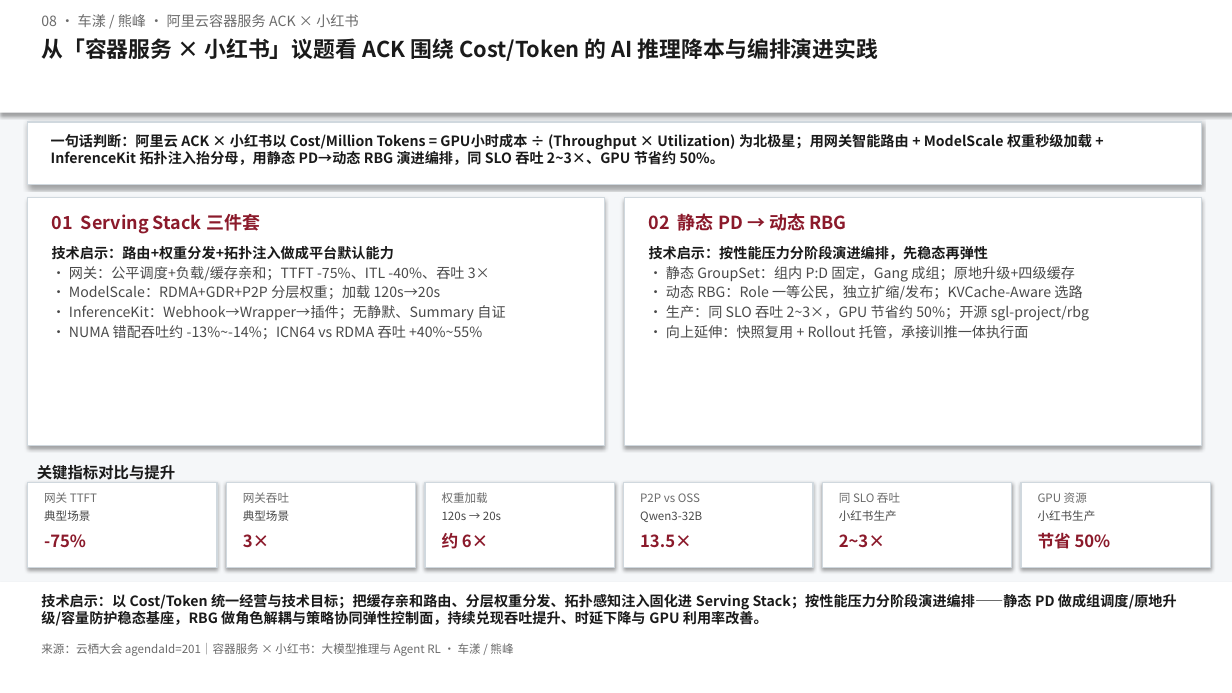
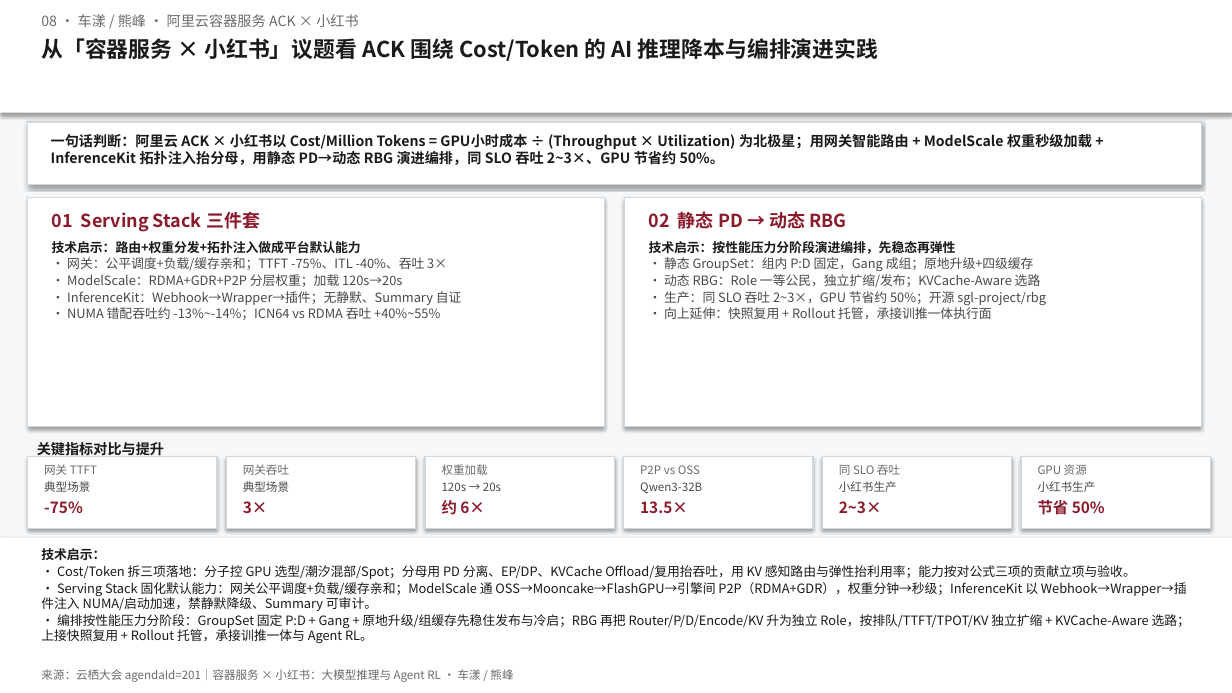
Before and after one commit to Annie-Summer/Kthena, a slide deck: slide 1 of yunqi-2026-agenda-201/docs/洞察一页-08-容器服务 × 小红书：大模型推理与 Agent RL.pptx. Drawn at 1232x693 pixels with LibreOffice and Linux fonts; fonts in the diff are those of the drawing. Boxes give left, top, right and bottom in pixels: in the first picture for what was removed or moved away, otherwise in the second. Text is boxed around its words. In the diff, an @@ line names an element or a change of style, - is before the commit and + after.

```diff
--- a/yunqi-2026-agenda-201/docs/洞察一页-08-容器服务 × 小红书：大模型推理与 Agent RL.pptx
+++ b/yunqi-2026-agenda-201/docs/洞察一页-08-容器服务 × 小红书：大模型推理与 Agent RL.pptx
@@ rectangle: place and size @@
-rectangle at [28, 198, 604, 445]
+rectangle at [28, 198, 604, 427]
@@ rectangle: place and size @@
-rectangle at [625, 198, 1202, 445]
+rectangle at [625, 198, 1202, 427]
@@ text "技术启示：路由+权重分发+拓扑注入做成平台默认能力" at [52, 241, 462, 320]: size 11 to 10 pt; less space between paragraphs @@
@@ text "技术启示：按性能压力分阶段演进编排，先稳态再弹性" at [649, 241, 1046, 319]: size 11 to 10 pt; less space between paragraphs @@
@@ text "关键指标对比与提升": place and size @@
-text "关键指标对比与提升" at [37, 465, 175, 480]
+text "关键指标对比与提升" at [37, 442, 164, 458]
@@ text "关键指标对比与提升" at [37, 442, 164, 458]: size 12 to 11 pt @@
@@ rectangle: place and size @@
-rectangle at [28, 482, 217, 567]
+rectangle at [28, 457, 217, 529]
@@ rectangle: place and size @@
-rectangle at [226, 482, 416, 567]
+rectangle at [226, 457, 416, 529]
@@ rectangle: place and size @@
-rectangle at [425, 482, 615, 567]
+rectangle at [425, 457, 615, 529]
@@ rectangle: place and size @@
-rectangle at [624, 482, 813, 567]
+rectangle at [624, 457, 813, 529]
@@ rectangle: place and size @@
-rectangle at [823, 482, 1012, 567]
+rectangle at [823, 457, 1012, 529]
@@ rectangle: place and size @@
-rectangle at [1021, 482, 1211, 567]
+rectangle at [1021, 457, 1211, 529]
@@ 12 texts: place and size @@
-12 texts at [44, 492, 1096, 522]
+12 texts at [44, 464, 1096, 493]
@@ text "-75%": place and size @@
-text "-75%" at [44, 534, 86, 548]
+text "-75%" at [44, 501, 83, 514]
@@ text "3×": place and size @@
-text "3×" at [243, 534, 269, 548]
+text "3×" at [243, 501, 267, 513]
@@ text "约 6×": place and size @@
-text "约 6×" at [442, 533, 488, 549]
+text "约 6×" at [442, 500, 484, 515]
@@ text "13.5×": place and size @@
-text "13.5×" at [640, 534, 692, 548]
+text "13.5×" at [640, 501, 688, 513]
@@ text "2~3×": place and size @@
-text "2~3×" at [839, 534, 885, 547]
+text "2~3×" at [839, 501, 882, 513]
@@ size 13 to 12 pt in 6 elements at [44, 501, 83, 514], [243, 501, 267, 513], [442, 500, 484, 515], [640, 501, 688, 513], [839, 501, 882, 513], [1038, 500, 1105, 515] @@
@@ text "节省 50%": place and size @@
-text "节省 50%" at [1038, 532, 1111, 549]
+text "节省 50%" at [1038, 500, 1105, 515]
@@ rectangle: place and size @@
-rectangle at [0, 582, 1232, 693]
+rectangle at [0, 538, 1232, 693]
@@ text at [41, 548, 1190, 643]: text changed; size 11 to 10 pt; bold off @@
-技术启示：以 Cost/Token 统一经营与技术目标；把缓存亲和路由、分层权重分发、拓扑感知注入固化进 Serving Stack；按性能压力分阶段演进编排——静态 PD 做成组调度/原地升级/容量防护稳态基座，RBG 做角色解耦与策略协同弹性控制面，持续兑现吞吐提升、时延下降与 GPU 利用率改善。
+技术启示：
+• Cost/Token 拆三项落地：分子控 GPU 选型/潮汐混部/Spot；分母用 PD 分离、EP/DP、KVCache Offload/复用抬吞吐，用 KV 感知路由与弹性抬利用率；能力按对公式三项的贡献立项与验收。
+• Serving Stack 固化默认能力：网关公平调度+负载/缓存亲和；ModelScale 通 OSS→Mooncake→FlashGPU→引擎间 P2P（RDMA+GDR），权重分钟→秒级；InferenceKit 以 Webhook→Wrapper→插件注入 NUMA/启动加速，禁静默降级、Summary 可审计。
+• 编排按性能压力分阶段：GroupSet 固定 P:D + Gang + 原地升级/组缓存先稳住发布与冷启；RBG 再把 Router/P/D/Encode/KV 升为独立 Role，按排队/TTFT/TPOT/KV 独立扩缩 + KVCache-Aware 选路；上接快照复用 + Rollout 托管，承接训推一体与 Agent RL。
@@ text "来源：云栖大会 agendaId=201｜容器服务 × 小红书：大模型推理与 Agent ...": place and size @@
-text "来源：云栖大会 agendaId=201｜容器服务 × 小红书：大模型推理与 Agent ..." at [41, 643, 513, 656]
+text "来源：云栖大会 agendaId=201｜容器服务 × 小红书：大模型推理与 Agent ..." at [41, 669, 513, 682]
```
Also in this commit, not shown: 1 other file.
